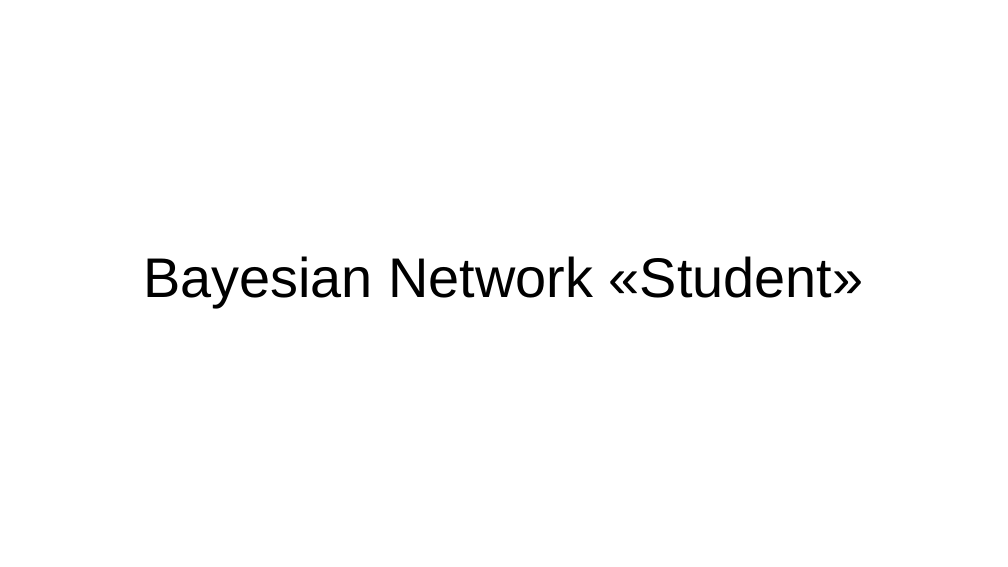
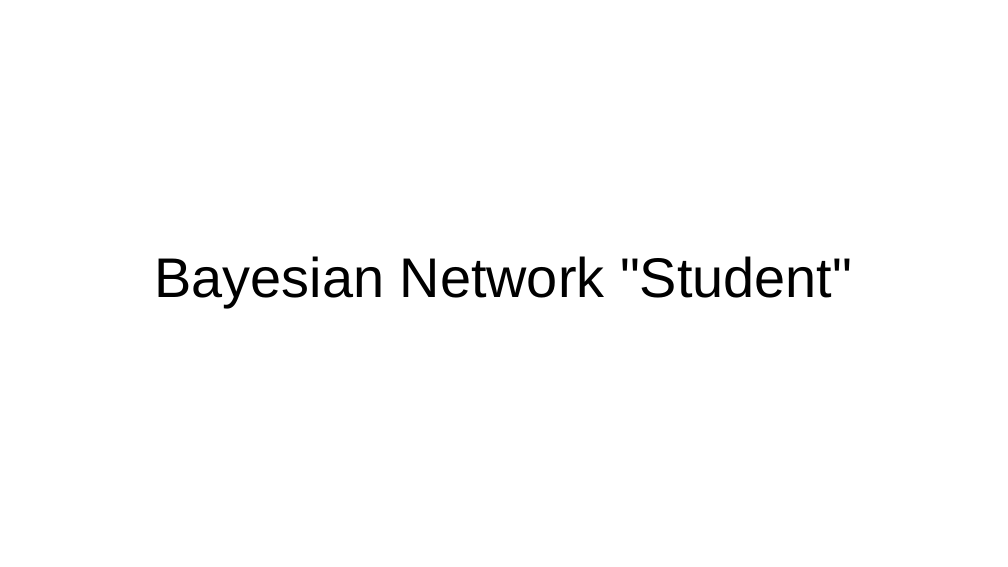
Before and after one commit to ax-va/Project-BayesianPy, a slide deck: slide 1 of models/factor_graphs/student.odp. Drawn at 1008x567 pixels with LibreOffice and Linux fonts; fonts in the diff are those of the drawing. Boxes give left, top, right and bottom in pixels: in the first picture for what was removed or moved away, otherwise in the second. Text is boxed around its words. In the diff, an @@ line names an element or a change of style, - is before the commit and + after.

Commit message:
Student model

```diff
--- a/models/factor_graphs/student.odp
+++ b/models/factor_graphs/student.odp
@@ title at (155,256,852,307): text changed @@
-Bayesian Network «Student»
+Bayesian Network "Student"
```
Also in this commit, not shown: 1 other slide changed, 1 other file.
